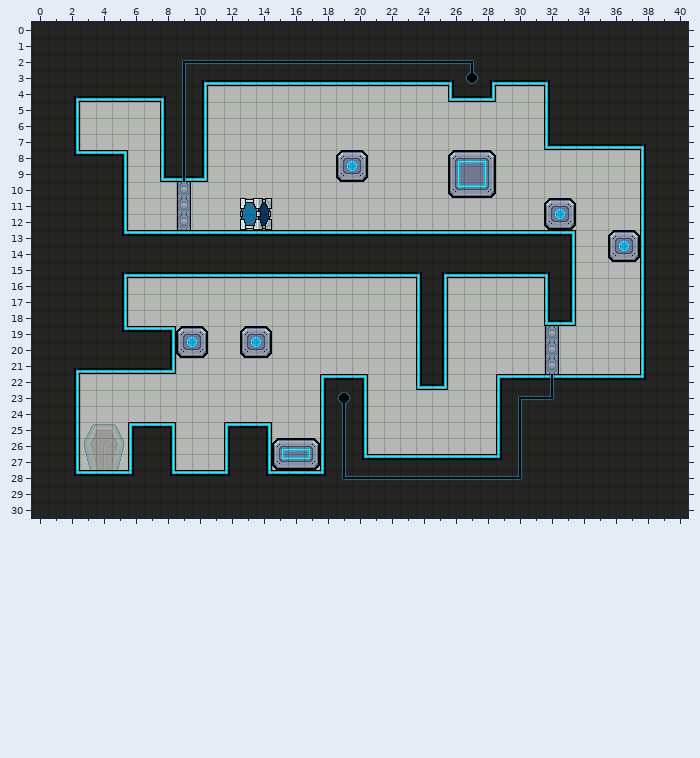
An edit to a level. Tiled map, map-src/Bugs.tmx. Above is the file before it was changed.
Cells are 16x16 px. Shown: x 0..40, y 0..30.
After the commit:
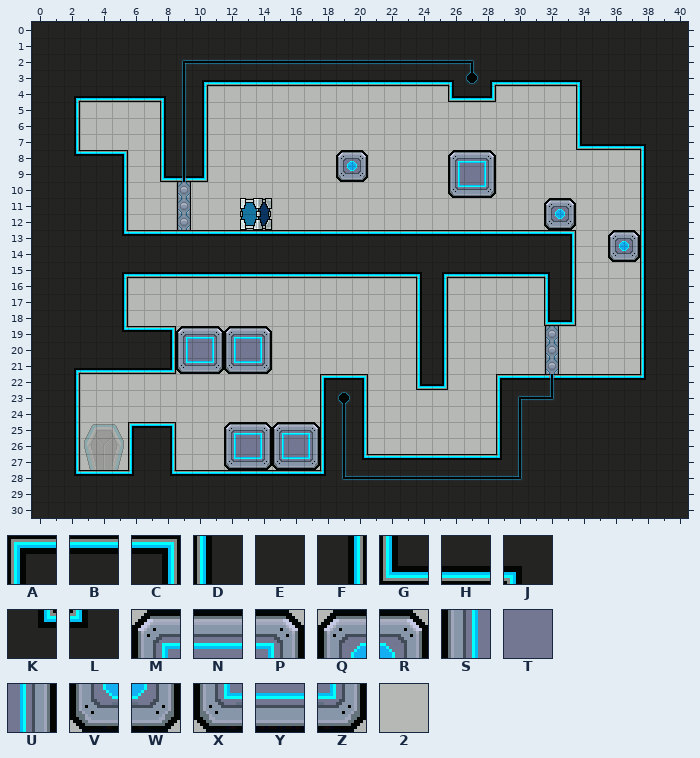
Key: from "main": A 0, B 1, C 2, D 25, E 26, F 27, G 50, H 51, J 76, K 100, L 101, M 156, N 157, P 158, Q 160, R 161, S 181, T 182, U 183, V 185, W 186, X 206, Y 207, Z 208, 2 278.
_ is an empty cell.
From old to new:
Layer "Tile Layer 1":
y 3: x 32..34 JEE -> HHJ
y 4..6: x 32..34 DEE -> 22D
y 7: x 32..34 GHH -> 22G
y 19: x 9..14 QR22QR -> MNPMNP
y 20: x 9..14 VW22VW -> STUSTU
y 21: x 9..14 222222 -> XYZXYZ
y 25: x 12..17 ABC222 -> MNPMNP
y 26: x 12..17 DEFMNP -> STUSTU
y 27: x 12..14 DEF -> XYZ
y 28: x 12..14 LEK -> BBB
Changed places in both pictures, as pixel boxes (x1, y1, x2, y2):
changed: (544, 80, 582, 150)
changed: (176, 326, 272, 374)
changed: (224, 422, 320, 476)
